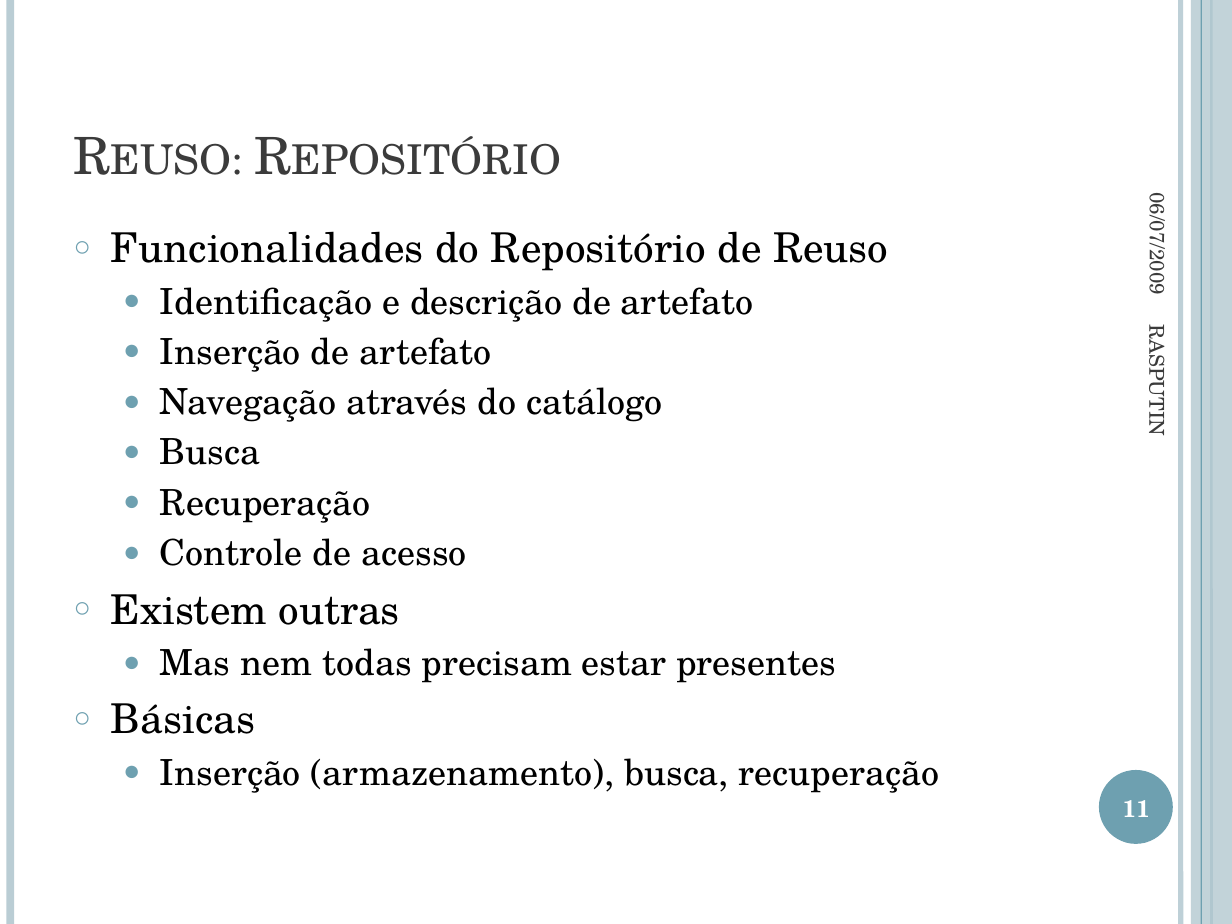
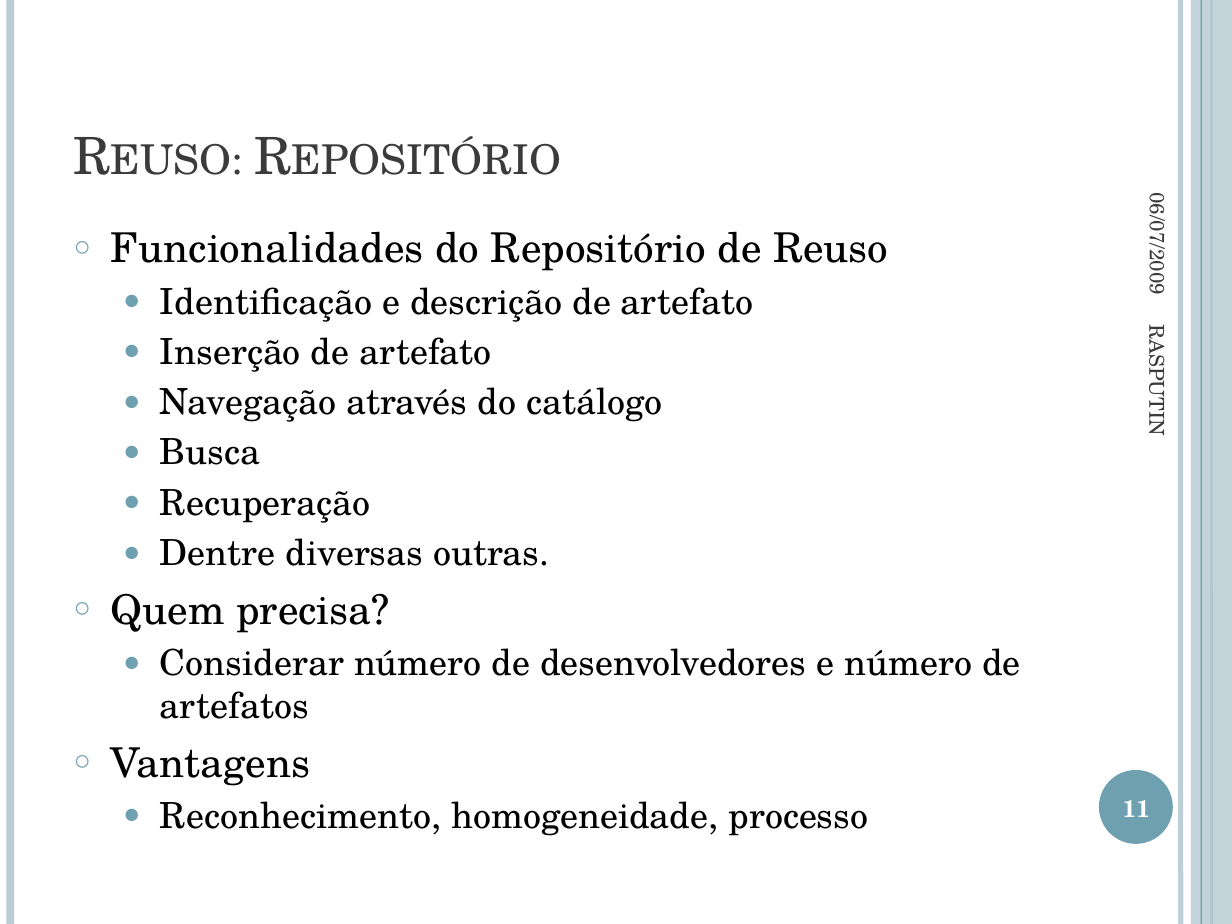
Before and after one commit to jmftrindade/ras4maven, a slide deck: slide 11 of PromotingSoftwareReuseWithRAS/RASPUTIN.pptx. Drawn at 1232x924 pixels with LibreOffice and Linux fonts; fonts in the diff are those of the drawing. Boxes give left, top, right and bottom in pixels: in the first picture for what was removed or moved away, otherwise in the second. Text is boxed around its words. In the diff, an @@ line names an element or a change of style, - is before the commit and + after.

```diff
--- a/PromotingSoftwareReuseWithRAS/RASPUTIN.pptx
+++ b/PromotingSoftwareReuseWithRAS/RASPUTIN.pptx
@@ text at [111, 538, 1021, 836]: text changed @@
-  ● Controle de acesso
-○ Existem outras
-  ● Mas nem todas precisam estar presentes
-○ Básicas
-  ● Inserção (armazenamento), busca, recuperação
+  ● Dentre diversas outras.
+○ Quem precisa?
+  ● Considerar número de desenvolvedores e número de artefatos
+○ Vantagens
+  ● Reconhecimento, homogeneidade, processo
```
Also in this commit, not shown: 11 other slides changed, 8 slides added, 5 other files.
